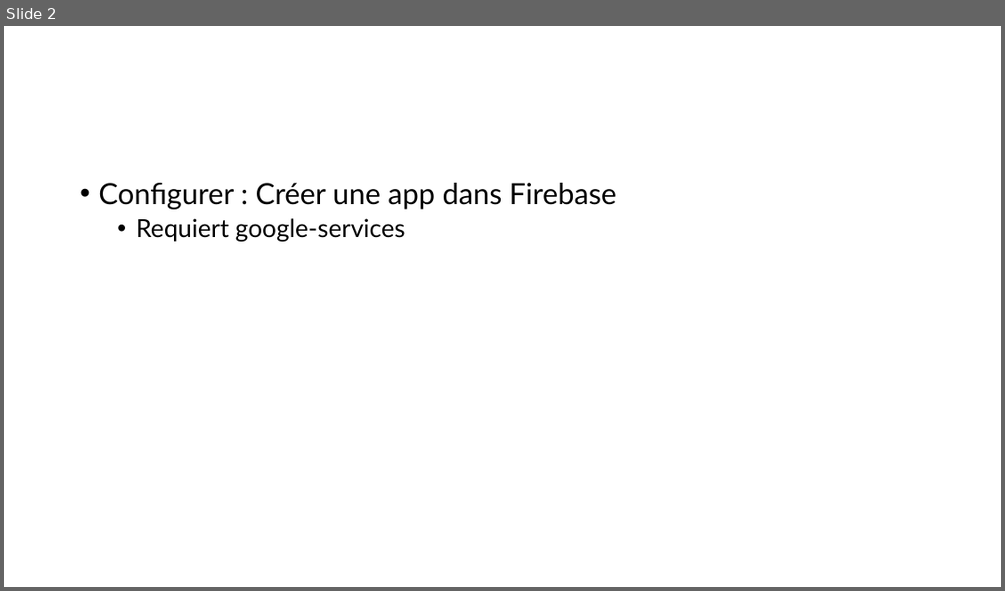
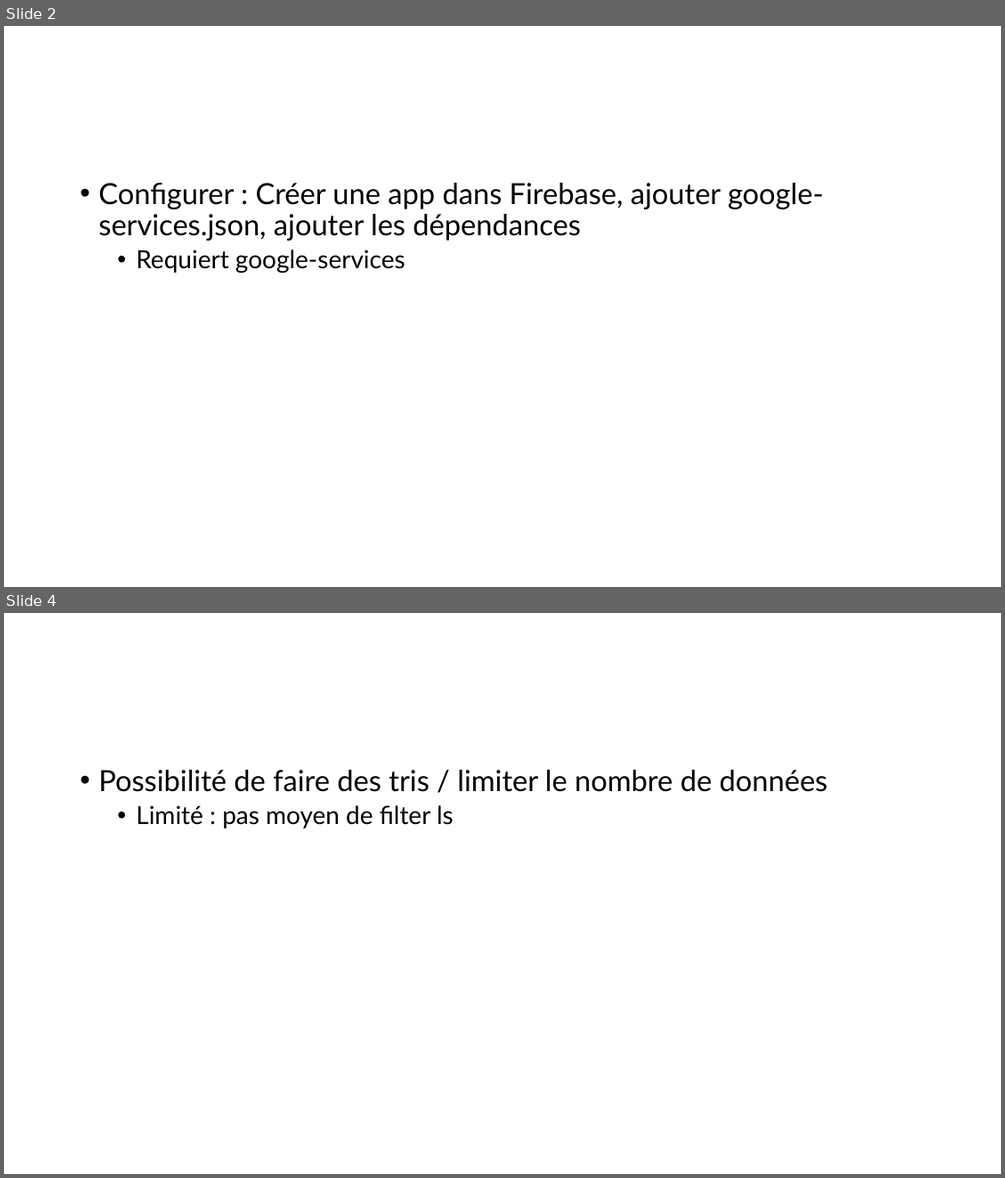
Before and after one commit to bchollet/DMA-LABOS, a slide deck: 5_Project/Présentation.pptx. Shown one above the other, each under a label of ours: slide 2 before the commit, slides 2 and 4 after it; the slides between them are not shown. The pictures are 1005x591 and 1005x1178 pixels, drawn with LibreOffice and Linux fonts; fonts in the diff are those of the drawing. Boxes give left, top, right and bottom in pixels: in the first picture for what was removed or moved away, otherwise in the second. Text is boxed around its words. In the diff, an @@ line names an element or a change of style, - is before the commit and + after.

```diff
--- a/5_Project/Présentation.pptx
+++ b/5_Project/Présentation.pptx
@@ slide 4 added at [4, 613, 1001, 1174], background #FFFFFF @@
@@ text added at [98, 770, 828, 828], 28 pt, text #000000 @@
+• Possibilité de faire des tris / limiter le nombre de données
+  • Limité : pas moyen de filter ls
@@ slide 2 changed as well @@
@@ text at [98, 183, 824, 240]: text changed @@
-• Configurer : Créer une app dans Firebase
+• Configurer : Créer une app dans Firebase, ajouter google-services.json, ajouter les dépendances
```
Also in this commit, not shown: 1 other slide added, 1 other file.
